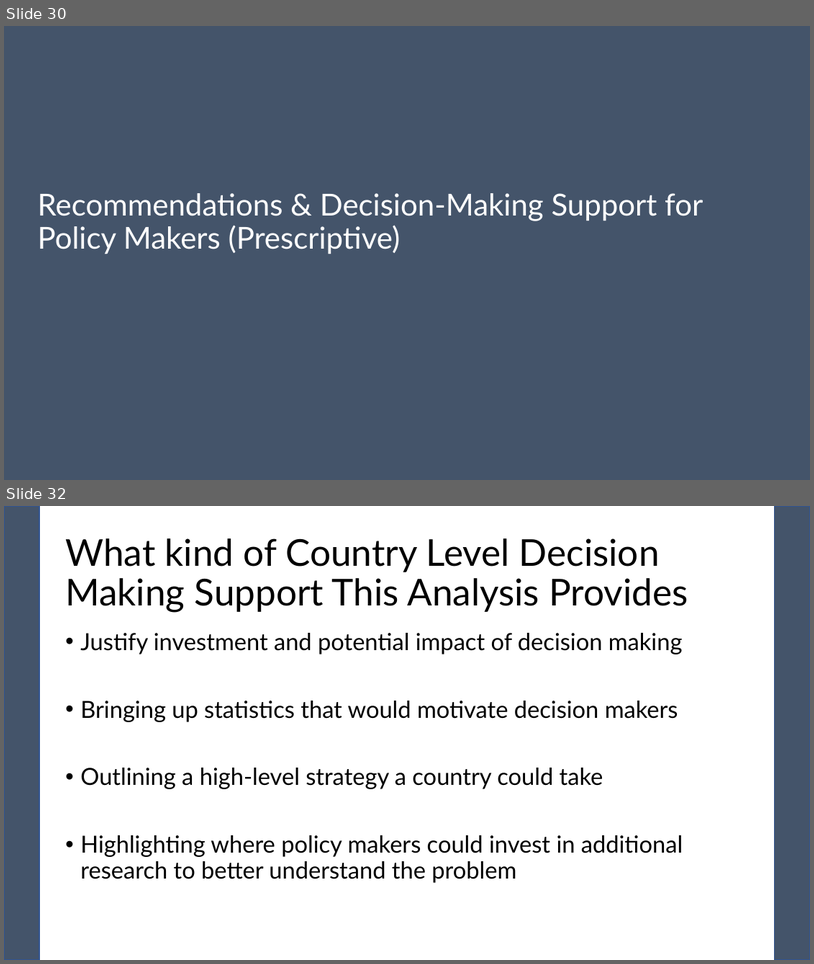
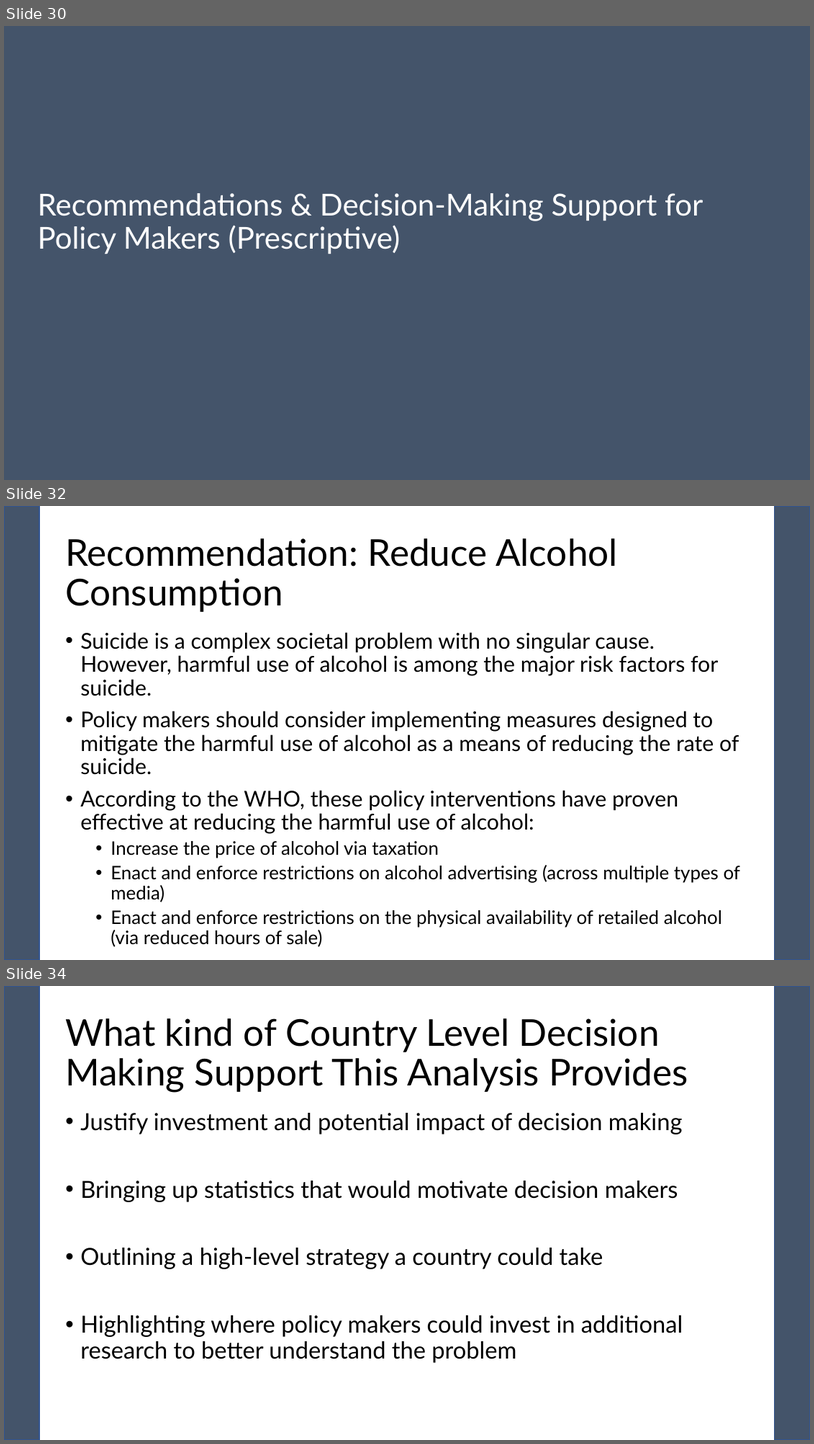
Before and after one commit to pewilliams/regression-mei-team-proj, a slide deck: presentation/Team-25_Sam.pptx. Shown one above the other, each under a label of ours: slides 30 and 32 before the commit, slides 30, 32 and 34 after it; the slides between them are not shown. The pictures are 814x964 and 814x1444 pixels, drawn with LibreOffice and Linux fonts; fonts in the diff are those of the drawing. Boxes give left, top, right and bottom in pixels: in the first picture for what was removed or moved away, otherwise in the second. Text is boxed around its words. In the diff, an @@ line names an element or a change of style, - is before the commit and + after.

Commit message:
updated Recommendation slides in the presentation deck

```diff
--- a/presentation/Team-25_Sam.pptx
+++ b/presentation/Team-25_Sam.pptx
@@ slide 32 added at bbox=[4, 506, 810, 960], background #FFFFFF; not listed: 2 template elements that a slide beside it also shows @@
@@ title added at bbox=[65, 538, 618, 612], 44 pt, text #000000 @@
+Recommendation: Reduce Alcohol Consumption
@@ text added at bbox=[80, 632, 741, 927], 25.9 pt, text #000000 @@
+• Suicide is a complex societal problem with no singular cause. However, harmful use of alcohol is among the major risk factors for suicide.
+• Policy makers should consider implementing measures designed to mitigate the harmful use of alcohol as a means of reducing the rate of suicide.
+• According to the WHO, these policy interventions have proven effective at reducing the harmful use of alcohol:
+  • Increase the price of alcohol via taxation
+  • Enact and enforce restrictions on alcohol advertising (across multiple types of media)
+  • Enact and enforce restrictions on the physical availability of retailed alcohol (via reduced hours of sale)
@@ what was slide 32 is now slide 34 @@
```
Also in this commit, not shown: 1 slide changed, 1 other slide added.
